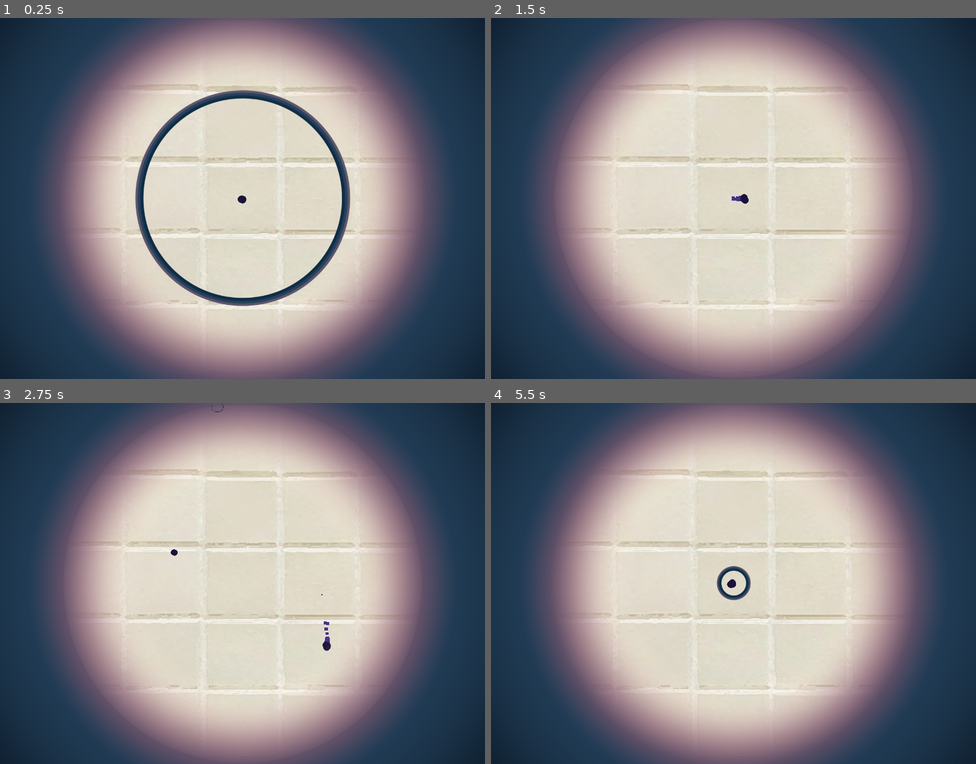
Above: before the commit, frames 1-4 (two rows, left to right).
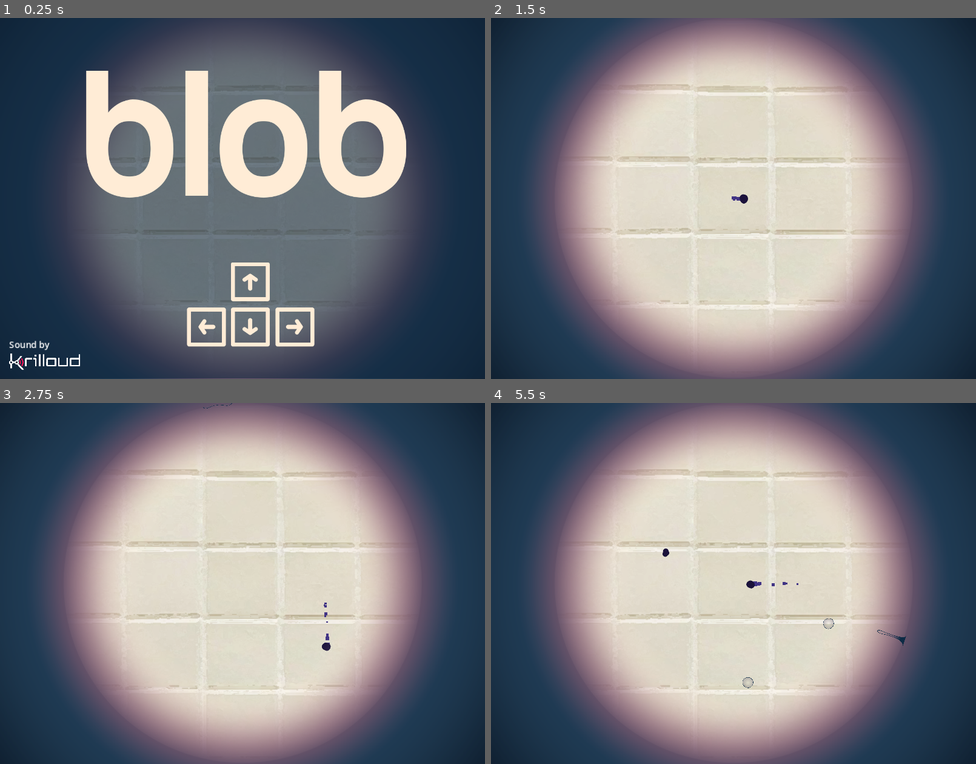
Above: after the commit, the same moments.

Repository: juandjara/blop-game
Game: Godot game, scene res://scenes/title.tscn
Two runs of this game, one before a commit and one after it. Both use one fixed random seed, a clock stepped at 60 frames per second and the inputs below. Before the commit the project starts from res://scenes/world.tscn.
Inputs (mouse positions are in pixels of both pictures, inside the frame that each line leads up to):
- Up to frame 1 (0.25 s): no input
- Up to frame 2 (1.5 s): click (733, 198) at 0.52 s; hold Right (ui_right) from 1.28 s (still down)
- Up to frame 3 (2.75 s): release Right (ui_right) at 2.03 s; hold Down (ui_down) from 2.03 s (still down)
- Up to frame 4 (5.5 s): release Down (ui_down) at 2.78 s; hold Right (ui_right) 2.78-3.53 s; hold Up (ui_up) 3.53-4.28 s; hold Left (ui_left) from 4.28 s (still down)

The runs differ from the first frame. In frame 1, 68% of the frame differs, in the area x 1-92%, y 0-100%; in frame 2, less than 0.1%; in frame 3, less than 0.1%; in frame 4, 0.5%.

Commit message:
title screen

Diff:
--- /dev/null
+++ b/assets/floor.tres
@@ -0,0 +1,8 @@
+[gd_resource type="CanvasTexture" load_steps=3 format=3 uid="uid://cbjejwcc10ow4"]
+
+[ext_resource type="Texture2D" uid="uid://buqun34l38bga" path="res://assets/Float_Tile.png" id="1_1dn1v"]
+[ext_resource type="Texture2D" uid="uid://bpb8hq1knn7sr" path="res://assets/Normal_Tile.png" id="2_jle31"]
+
+[resource]
+diffuse_texture = ExtResource("1_1dn1v")
+normal_texture = ExtResource("2_jle31")
--- a/project.godot
+++ b/project.godot
@@ -11,7 +11,7 @@
 [application]
 
 config/name="BLOP"
-run/main_scene="res://scenes/world.tscn"
+run/main_scene="res://scenes/title.tscn"
 config/features=PackedStringArray("4.3", "Mobile")
 config/icon="res://icon.svg"
 
--- /dev/null
+++ b/scenes/title.tscn
@@ -0,0 +1,64 @@
+[gd_scene load_steps=7 format=3 uid="uid://bi55nub7xnyc8"]
+
+[ext_resource type="Script" path="res://scripts/title.gd" id="1_p51g7"]
+[ext_resource type="Texture2D" uid="uid://r4mghw4mvkov" path="res://assets/Fondo_concept_2.png" id="1_s0cex"]
+[ext_resource type="Texture2D" uid="uid://cbjejwcc10ow4" path="res://assets/floor.tres" id="1_udkd5"]
+[ext_resource type="Texture2D" uid="uid://ckhwlu34c1cet" path="res://assets/menus/blob_logo.png" id="3_jyxi6"]
+[ext_resource type="Texture2D" uid="uid://66700i8oxapn" path="res://assets/menus/cruceta-inicio.png" id="4_oou4x"]
+[ext_resource type="Texture2D" uid="uid://ec1tolwby1x" path="res://assets/menus/Krilloud_LOGO_RGB_WHITE.png" id="5_3s1hm"]
+
+[node name="title_screen" type="Control"]
+layout_mode = 3
+anchors_preset = 15
+anchor_right = 1.0
+anchor_bottom = 1.0
+grow_horizontal = 2
+grow_vertical = 2
+script = ExtResource("1_p51g7")
+
+[node name="Floor" type="Sprite2D" parent="."]
+position = Vector2(437, 322)
+scale = Vector2(1.24609, 1.24609)
+texture = ExtResource("1_udkd5")
+
+[node name="shadow" type="Sprite2D" parent="."]
+position = Vector2(430, 320)
+scale = Vector2(0.67, 0.67)
+texture = ExtResource("1_s0cex")
+
+[node name="ColorRect" type="ColorRect" parent="."]
+layout_mode = 0
+offset_right = 861.0
+offset_bottom = 639.0
+color = Color(0.0588235, 0.14902, 0.239216, 0.588235)
+
+[node name="BlobLogo" type="Sprite2D" parent="."]
+position = Vector2(436, 206)
+scale = Vector2(0.636267, 0.636267)
+texture = ExtResource("3_jyxi6")
+
+[node name="Cruceta-inicio" type="Sprite2D" parent="."]
+position = Vector2(444, 508)
+scale = Vector2(0.595238, 0.595238)
+texture = ExtResource("4_oou4x")
+
+[node name="KrilloudLogoRgbWhite" type="Sprite2D" parent="."]
+position = Vector2(78.1162, 609.25)
+scale = Vector2(0.17126, 0.17126)
+texture = ExtResource("5_3s1hm")
+
+[node name="Label" type="Label" parent="."]
+layout_mode = 0
+offset_left = 15.0
+offset_top = 568.0
+offset_right = 83.0
+offset_bottom = 591.0
+text = "Sound by"
+
+[node name="Button" type="Button" parent="."]
+layout_mode = 0
+offset_right = 863.0
+offset_bottom = 639.0
+flat = true
+
+[connection signal="pressed" from="Button" to="." method="_on_button_pressed"]
--- a/scenes/world.tscn
+++ b/scenes/world.tscn
@@ -1,7 +1,8 @@
-[gd_scene load_steps=46 format=3 uid="uid://bibnawfhr7fix"]
+[gd_scene load_steps=44 format=3 uid="uid://bibnawfhr7fix"]
 
 [ext_resource type="Script" path="res://scripts/world.gd" id="1_fmycn"]
 [ext_resource type="PackedScene" uid="uid://u6hgkwx6kfqr" path="res://scenes/player.tscn" id="2_drkp4"]
+[ext_resource type="Texture2D" uid="uid://cbjejwcc10ow4" path="res://assets/floor.tres" id="2_gt0rf"]
 [ext_resource type="Texture2D" uid="uid://d138vv2p50pbi" path="res://assets/bubble_appear/bbcontorno-0001.png" id="3_jay1e"]
 [ext_resource type="Script" path="res://scripts/outer_bubble.gd" id="3_qi6na"]
 [ext_resource type="Texture2D" uid="uid://lsqlmqkwr0v4" path="res://assets/bubble_appear/bbcontorno-0002.png" id="4_v4qt8"]
@@ -33,9 +34,7 @@
 [ext_resource type="Texture2D" uid="uid://c1qr8p8irnfk5" path="res://assets/bubble_explode/Burbujae-0013.png" id="18_3ycmi"]
 [ext_resource type="Texture2D" uid="uid://mxy8vjm0a7g2" path="res://assets/bubble_appear/bbcontorno-0016.png" id="18_i1ym2"]
 [ext_resource type="Texture2D" uid="uid://curgtphgdwmr5" path="res://assets/bubble_explode/Burbujae-0014.png" id="19_4ihhp"]
-[ext_resource type="Texture2D" uid="uid://buqun34l38bga" path="res://assets/Float_Tile.png" id="20_bl3mu"]
 [ext_resource type="Texture2D" uid="uid://dei4an3i8ssp2" path="res://assets/bubble_explode/Burbujae-0015.png" id="20_itj7o"]
-[ext_resource type="Texture2D" uid="uid://bpb8hq1knn7sr" path="res://assets/Normal_Tile.png" id="21_ixvcq"]
 [ext_resource type="Texture2D" uid="uid://djv8f2quqyglh" path="res://assets/bubble_explode/Burbujae-0016.png" id="21_x8hqm"]
 [ext_resource type="Texture2D" uid="uid://dmvevsk0g0146" path="res://assets/bubble_explode/Burbujae-0017.png" id="22_ahr2n"]
 [ext_resource type="Texture2D" uid="uid://r4mghw4mvkov" path="res://assets/Fondo_concept_2.png" id="22_fe12b"]
@@ -44,10 +43,6 @@
 [ext_resource type="Texture2D" uid="uid://bn4311x6iu0wp" path="res://assets/bubble_explode/Burbujae-0020.png" id="25_cxstx"]
 [ext_resource type="Script" path="res://scripts/shadow.gd" id="43_4sara"]
 
-[sub_resource type="CanvasTexture" id="CanvasTexture_vw6hj"]
-diffuse_texture = ExtResource("20_bl3mu")
-normal_texture = ExtResource("21_ixvcq")
-
 [sub_resource type="SpriteFrames" id="SpriteFrames_n2lb5"]
 animations = [{
 "frames": [{
@@ -113,7 +108,7 @@
 }],
 "loop": false,
 "name": &"explode",
-"speed": 5.0
+"speed": 24.0
 }, {
 "frames": [{
 "duration": 1.0,
@@ -177,12 +172,12 @@
 [node name="FloatTile2" type="Sprite2D" parent="Node2D"]
 position = Vector2(13.9999, 320)
 scale = Vector2(1.3457, 1.24219)
-texture = SubResource("CanvasTexture_vw6hj")
+texture = ExtResource("2_gt0rf")
 
 [node name="FloatTile" type="Sprite2D" parent="Node2D"]
 position = Vector2(703, 322)
 scale = Vector2(1.3457, 1.24219)
-texture = SubResource("CanvasTexture_vw6hj")
+texture = ExtResource("2_gt0rf")
 
 [node name="blob_timer" type="Timer" parent="."]
 wait_time = 2.5
--- a/scripts/shadow.gd
+++ b/scripts/shadow.gd
@@ -13,5 +13,5 @@
 # Called every frame. 'delta' is the elapsed time since the previous frame.
 func _process(delta: float) -> void:
 	if is_scaling:
-		scale.x = move_toward(scale.x, target_scale, delta)
-		scale.y = move_toward(scale.y, target_scale, delta)
+		scale.x = move_toward(scale.x, target_scale, 0.2 * delta)
+		scale.y = move_toward(scale.y, target_scale, 0.2 * delta)
--- /dev/null
+++ b/scripts/title.gd
@@ -0,0 +1,4 @@
+extends Control
+
+func _on_button_pressed() -> void:
+	get_tree().change_scene_to_file("res://scenes/world.tscn")
Binary file added: assets/menus/Krilloud_LOGO_RGB_WHITE.png
Not shown, added: assets/menus/Krilloud_LOGO_RGB_WHITE.png.import
Binary file added: assets/menus/blob_logo.png
Not shown, added: assets/menus/blob_logo.png.import
Binary file added: assets/menus/continue_pausa.png
Not shown, added: assets/menus/continue_pausa.png.import
Binary file added: assets/menus/cruceta-inicio.png
Not shown, added: assets/menus/cruceta-inicio.png.import
Binary file added: assets/menus/quit_pausa.png
Not shown, added: assets/menus/quit_pausa.png.import
Binary file added: assets/menus/restart_pausa.png
Not shown, added: assets/menus/restart_pausa.png.import
